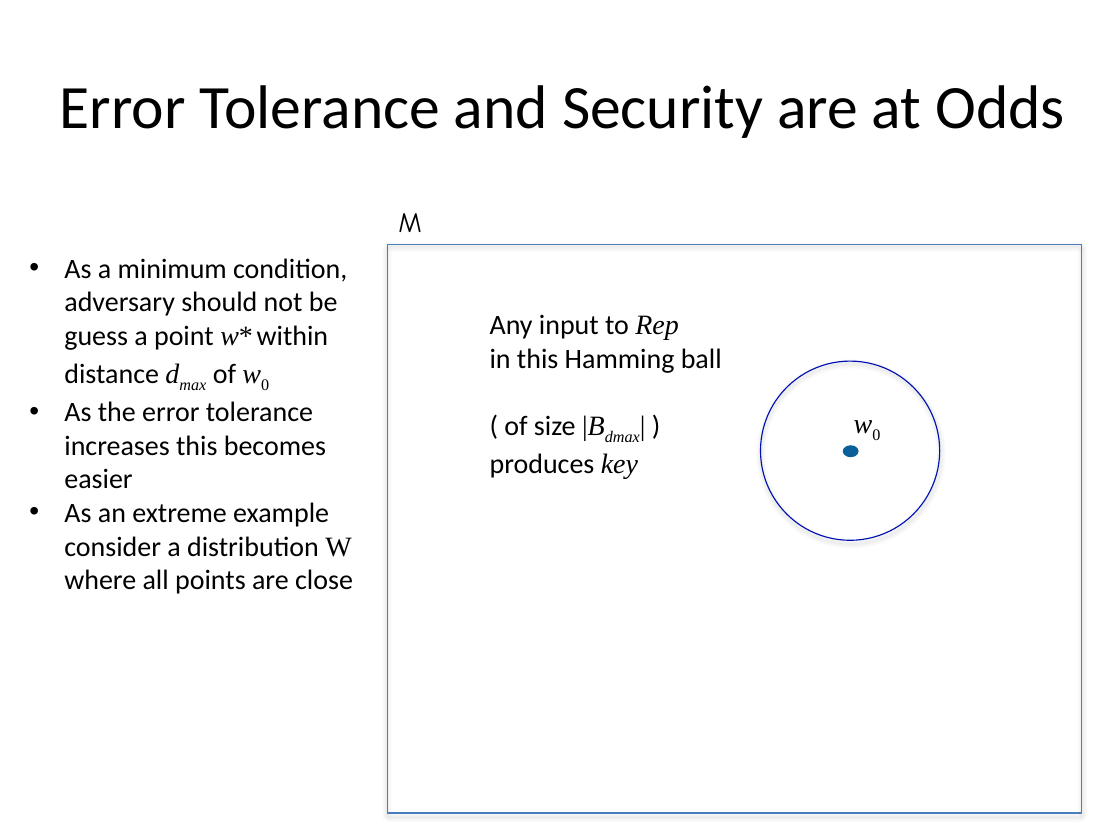
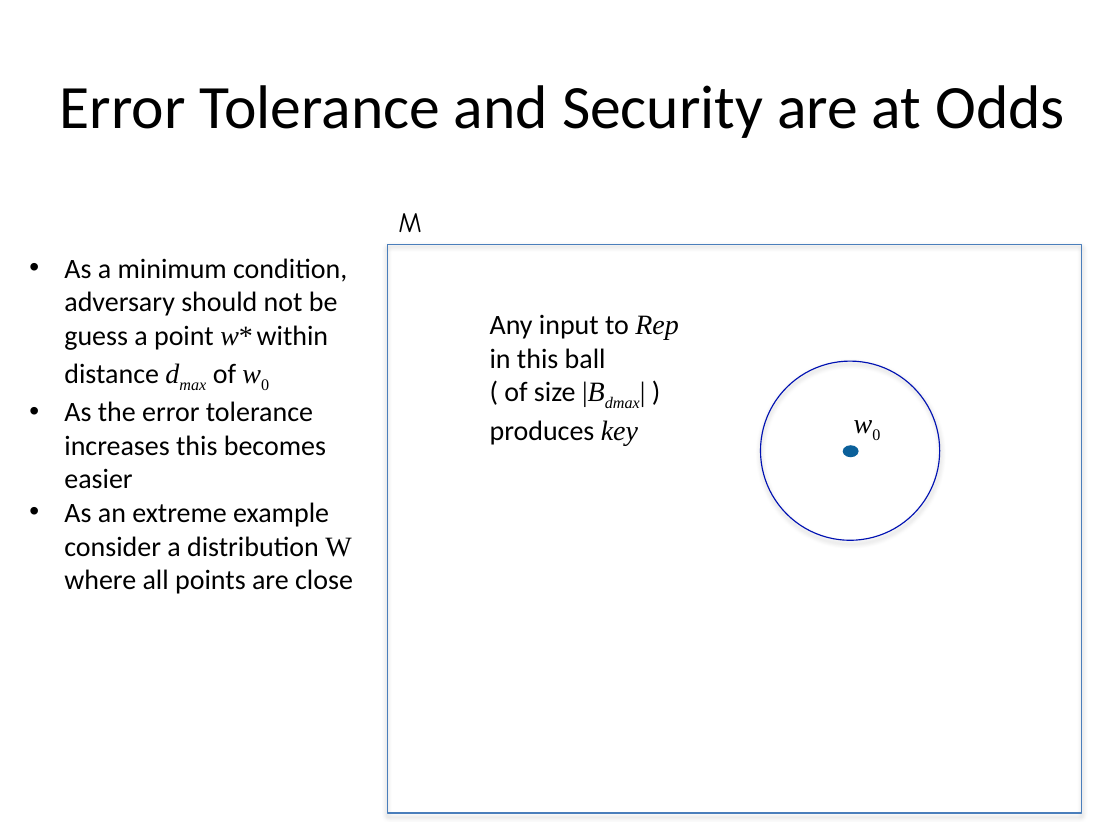
Before and after one commit to xianruimeng/comp-fuzzy-ext, a slide deck: slide 4 of constantRate/KeyDerivationWithNegativeUsable.pptx. Drawn at 1120x840 pixels with LibreOffice and Linux fonts; fonts in the diff are those of the drawing. Boxes give left, top, right and bottom in pixels: in the first picture for what was removed or moved away, otherwise in the second. Text is boxed around its words. In the diff, an @@ line names an element or a change of style, - is before the commit and + after.

```diff
--- a/constantRate/KeyDerivationWithNegativeUsable.pptx
+++ b/constantRate/KeyDerivationWithNegativeUsable.pptx
@@ text at (490,348,638,445): text changed @@
-in this Hamming ball
-( of size |Bdmax| )
-produces key
+in this ball
+( of size |Bdmax| )
+produces key
```
Also in this commit, not shown: 32 other slides changed, 2 slides added, 1 other file.
